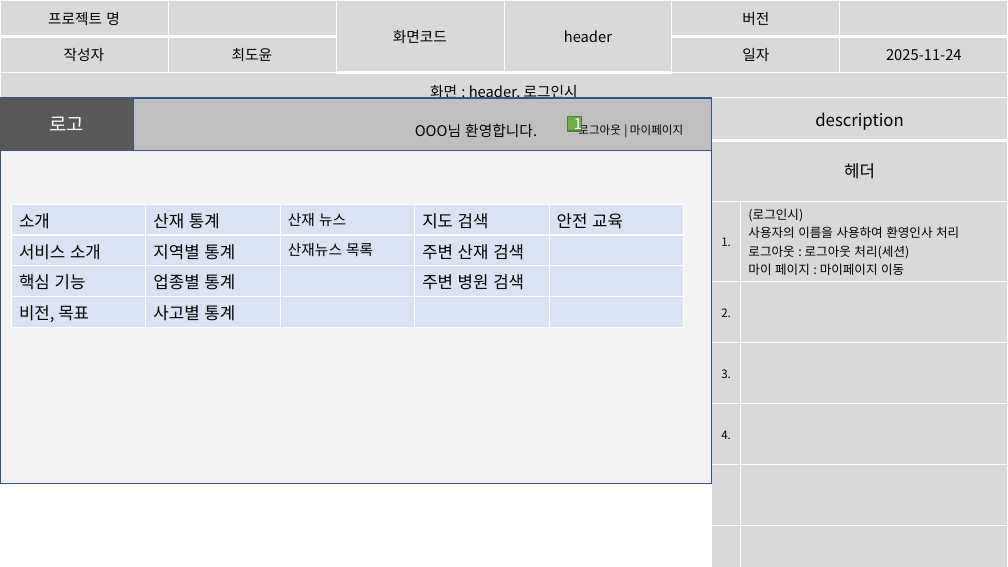
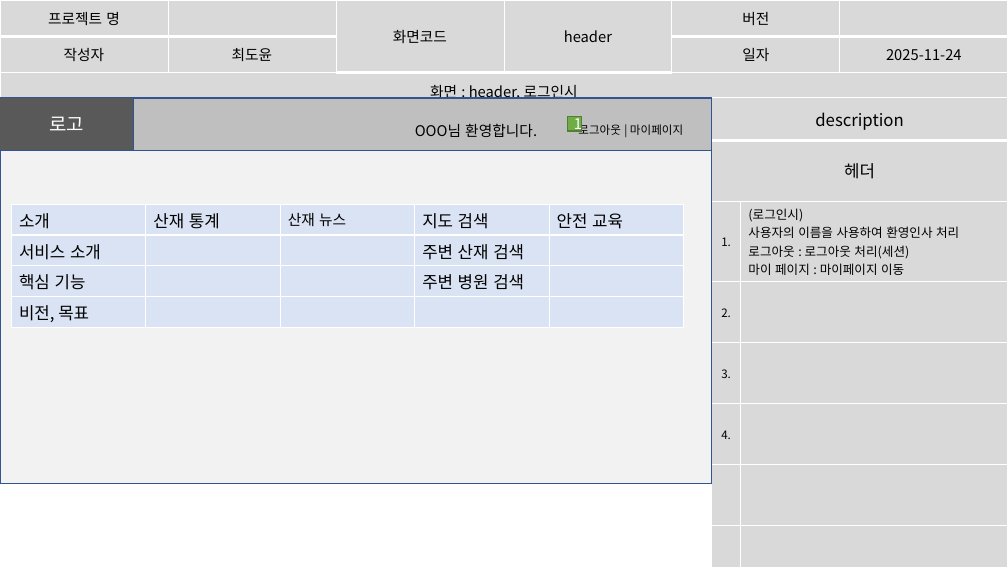
Before and after one commit to imyongchan/source, a slide deck: slide 4 of 스토리보드- 11.20/스토리보드_종합중.pptx. Drawn at 1008x567 pixels with LibreOffice and Linux fonts; fonts in the diff are those of the drawing. Boxes give left, top, right and bottom in pixels: in the first picture for what was removed or moved away, otherwise in the second. Text is boxed around its words. In the diff, an @@ line names an element or a change of style, - is before the commit and + after.

```diff
--- a/스토리보드- 11.20/스토리보드_종합중.pptx
+++ b/스토리보드- 11.20/스토리보드_종합중.pptx
@@ table at bbox=[11, 204, 684, 327] @@
-row 2, column 2: 지역별 통계
+row 2, column 2: 
-row 2, column 3: 산재뉴스 목록
+row 2, column 3: 
-row 3, column 2: 업종별 통계
+row 3, column 2: 
-row 4, column 2: 사고별 통계
+row 4, column 2: 
```
Also in this commit, not shown: 9 other slides changed, 10 slides added, 2 slides removed.
